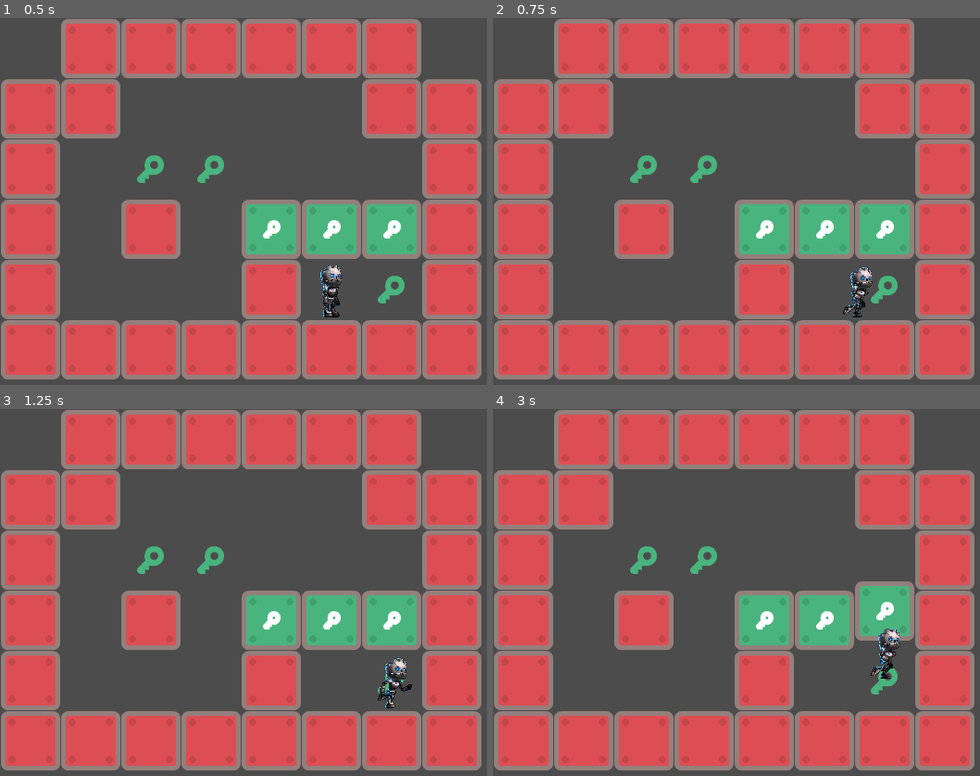
Above: before the commit, frames 1-4 (two rows, left to right).
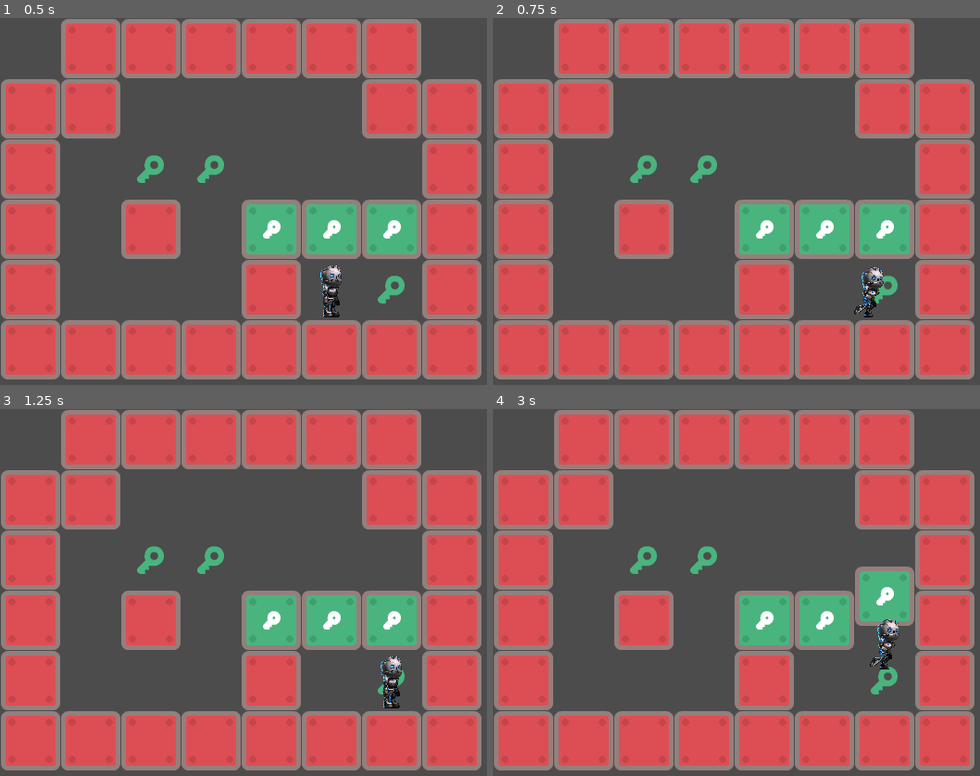
Above: after the commit, the same moments.

Repository: giabao/godot-block
Game: Godot game, scene res://GameMain.tscn
The game is run twice, just before and just after one commit, with the same random seed, the same clock (stepped at 60 frames per second) and the same inputs.
Inputs:
- Up to frame 1 (0.5 s): no input
- Up to frame 2 (0.75 s): tap Enter at 0.5 s; hold Right (move_right) from 0.53 s (still down)
- Up to frame 3 (1.25 s): keep holding Right (move_right)
- Up to frame 4 (3 s): release Right (move_right) at 1.28 s; hold Down (move_down) 1.28-2.03 s; hold Right (move_right) 2.03-2.78 s; hold Up (move_up) from 2.78 s (still down)

Frame 1 is identical in both runs. In frame 2, 0.6% of the frame differs, in the area x 71-81%, y 67-82%; in frame 3, 0.5%; in frame 4, 1.8%, in the area x 74-87%, y 42-74%.

Commit message:
ok

Diff:
--- a/GameData.gd
+++ b/GameData.gd
@@ -7,6 +7,22 @@
 const CellSize = Vector2(64, 64)
 const Padding = Vector2(1, 1)
 
+# const levels := [
+# {
+# 	map = [
+# 		[0,1,1,1,1,1,1,0],
+# 		[1,1,0,0,0,0,1,1],
+# 		[1,0,2,2,0,0,0,1],
+# 		[1,0,1,0,0,0,0,1],
+# 		[1,0,0,0,1,0,2,1],
+# 		[1,1,1,1,1,1,1,1],
+# 	],
+# 	blocks = [
+# 		[4,3], [5,3], [6,3]
+# 	],
+# 	player = [5,4]
+# },
+# ]
 # Values are in enum CellType
 const map: Array = [
 	[0,1,1,1,1,1,1,0],
@@ -64,7 +80,14 @@
 		_:             return true
 
 # pos: Vector2i
-# direction: Vector2i = UP | DOWN | LEFT | RIGHT
-func canPushBlock(pos: Vector2, direction: Vector2) -> bool:
-	var nextPos = pos + direction
+# d: Vector2i = UP | DOWN | LEFT | RIGHT
+func canPushBlock(pos: Vector2, d: Vector2) -> bool:
+	var nextPos = pos + d
 	return isBlankAt(nextPos) && !blocks.has(nextPos)
+
+# d: Vector2i = UP | DOWN | LEFT | RIGHT
+func canMovePlayer(pos: Vector2, d: Vector2) -> bool:
+	var nextPos = pos + d
+	return isBlankAt(nextPos) && (
+		!blocks.has(nextPos) || canPushBlock(nextPos, d)
+	)
--- a/GameMap.gd
+++ b/GameMap.gd
@@ -2,8 +2,8 @@
 extends Node2D
 
 const BrickScene  = preload("res://cell/Brick.tscn")
-const BlockScene  = preload("res://cell/Block.tscn")
 const TargetScene = preload("res://cell/Target.tscn")
+const BlockScene  = preload("res://block/Block.tscn")
 const PlayerScene = preload("res://player/player.tscn")
 
 const CellType = GameData.CellType
--- /dev/null
+++ b/block/Block.gd
@@ -0,0 +1,13 @@
+class_name Block
+extends Movable
+
+signal block_moved
+
+# Vector2i
+# require: g.canPushBlock(pos, d)
+func move(d: Vector2) -> void:
+	$StateMachine.transition_to("Moving", {direction = d})
+	emit_signal("block_moved", pos, d)
+
+func isMoving() -> bool:
+	return $StateMachine.state.name == "Moving"
--- /dev/null
+++ b/block/Block.tscn
@@ -0,0 +1,29 @@
+[gd_scene load_steps=7 format=2]
+
+[ext_resource path="res://block/Block.gd" type="Script" id=1]
+[ext_resource path="res://cell/blockGreen_key.png" type="Texture" id=2]
+[ext_resource path="res://fsm/State.gd" type="Script" id=3]
+[ext_resource path="res://fsm/StateMachine.gd" type="Script" id=4]
+[ext_resource path="res://block/BlockMoving.gd" type="Script" id=5]
+
+[sub_resource type="RectangleShape2D" id=1]
+extents = Vector2( 32.1655, 31.9807 )
+
+[node name="Block" type="KinematicBody2D"]
+script = ExtResource( 1 )
+
+[node name="CollisionShape2D" type="CollisionShape2D" parent="."]
+shape = SubResource( 1 )
+
+[node name="Sprite" type="Sprite" parent="."]
+texture = ExtResource( 2 )
+
+[node name="StateMachine" type="Node" parent="."]
+script = ExtResource( 4 )
+initial_state = NodePath("Idle")
+
+[node name="Idle" type="Node" parent="StateMachine"]
+script = ExtResource( 3 )
+
+[node name="Moving" type="Node" parent="StateMachine"]
+script = ExtResource( 5 )
--- /dev/null
+++ b/block/BlockMoving.gd
@@ -0,0 +1,34 @@
+class_name BlockMoving
+extends State
+
+var block: Block
+
+func _ready() -> void:
+	# The states are children of the `Player` node so their `_ready()` callback will execute first.
+	# That's why we wait for the `owner` to be ready first.
+	yield(owner, "ready")
+	# The `as` keyword casts the `owner` variable to the `Player` type.
+	# If the `owner` is not a `Player`, we'll get `null`.
+	block = owner as Block
+	# This check will tell us if we inadvertently assign a derived state script
+	# in a scene other than `Player.tscn`, which would be unintended. This can
+	# help prevent some bugs that are difficult to understand.
+	assert(block != null)
+
+var speed = Player.speed * 1.3
+var direction: Vector2
+
+func enter(msg := {}) -> void:
+	direction = msg.direction
+	assert(direction != Vector2.ZERO)
+
+func physics_update(_delta: float) -> void:
+	var targetPos = GameData.pos(block.pos + direction)
+	if GameData.reached(block, direction, targetPos):
+		print("%s reached: %s -> %s" % [block.name, block.position, targetPos])
+		block.pos += direction
+		block.position = targetPos
+		state_machine.transition_to("Idle")
+		return
+
+	block.move_and_slide(speed * direction)
--- a/cell/Block.gd
+++ /dev/null
@@ -1,25 +0,0 @@
-class_name Block
-extends Movable
-
-const speed = Player.speed * 1.1
-
-# param: changed: +1 | -1
-signal block_moved
-
-# Called when the node enters the scene tree for the first time.
-func _ready():
-	add_to_group("blocks")
-
-func _physics_process(_delta):
-	if ! isMoving():
-		return
-
-	var targetPos = GameData.pos(pos + direction)
-	if GameData.reached(self, direction, targetPos):
-		emit_signal("block_moved", pos, direction)
-		pos += direction
-		direction = Vector2.ZERO
-		position = targetPos
-		return
-
-	move_and_slide(speed * direction)
--- a/cell/Block.tscn
+++ /dev/null
@@ -1,16 +0,0 @@
-[gd_scene load_steps=4 format=2]
-
-[ext_resource path="res://cell/Block.gd" type="Script" id=1]
-[ext_resource path="res://cell/blockGreen_key.png" type="Texture" id=2]
-
-[sub_resource type="RectangleShape2D" id=1]
-extents = Vector2( 32.1655, 31.9807 )
-
-[node name="Block" type="KinematicBody2D"]
-script = ExtResource( 1 )
-
-[node name="CollisionShape2D" type="CollisionShape2D" parent="."]
-shape = SubResource( 1 )
-
-[node name="Sprite" type="Sprite" parent="."]
-texture = ExtResource( 2 )
--- a/cell/Movable.gd
+++ b/cell/Movable.gd
@@ -1,8 +1,5 @@
 class_name Movable
 extends KinematicBody2D
-
-# const Vector2i = Vector2
-const CellType = GameData.CellType
 
 # The following vars will be init in GameMap when create Block
 var g: GameData
@@ -14,16 +11,3 @@
 	self.g = g
 	self.pos = pos
 	return self
-
-# move direction: Vector2i = UP | DOWN | LEFT | RIGHT | ZERO
-var direction := Vector2.ZERO
-
-func isMoving():
-	return direction != Vector2.ZERO
-
-# d: Vector2i = UP | DOWN | LEFT | RIGHT
-# @note: need implement moving logic in _physics_process
-# @note should check !isMoving() && canMove(d)
-func move(d: Vector2):
-	direction = d
-	print("%s will move %s -> %s" % [name, pos, direction])
--- /dev/null
+++ b/fsm/State.gd
@@ -0,0 +1,38 @@
+# https://www.gdquest.com/tutorial/godot/design-patterns/finite-state-machine/
+
+# Virtual base class for all states.
+class_name State
+extends Node
+
+# Reference to the state machine, to call its `transition_to()` method directly.
+# That's one unorthodox detail of our state implementation, as it adds a dependency between the
+# state and the state machine objects, but we found it to be most efficient for our needs.
+# The state machine node will set it.
+var state_machine = null
+
+
+# Virtual function. Receives events from the `_unhandled_input()` callback.
+func handle_input(_event: InputEvent) -> void:
+    pass
+
+
+# Virtual function. Corresponds to the `_process()` callback.
+func update(_delta: float) -> void:
+    pass
+
+
+# Virtual function. Corresponds to the `_physics_process()` callback.
+func physics_update(_delta: float) -> void:
+    pass
+
+
+# Virtual function. Called by the state machine upon changing the active state. The `msg` parameter
+# is a dictionary with arbitrary data the state can use to initialize itself.
+func enter(_msg := {}) -> void:
+    pass
+
+
+# Virtual function. Called by the state machine before changing the active state. Use this function
+# to clean up the state.
+func exit() -> void:
+    pass
--- /dev/null
+++ b/fsm/StateMachine.gd
@@ -0,0 +1,53 @@
+# https://www.gdquest.com/tutorial/godot/design-patterns/finite-state-machine/
+# Generic state machine. Initializes states and delegates engine callbacks
+# (_physics_process, _unhandled_input) to the active state.
+class_name StateMachine
+extends Node
+
+# Emitted when transitioning to a new state.
+signal transitioned(state_name)
+
+# Path to the initial active state. We export it to be able to pick the initial state in the inspector.
+export var initial_state := NodePath()
+
+# The current active state. At the start of the game, we get the `initial_state`.
+onready var state: State = get_node(initial_state)
+
+
+func _ready() -> void:
+    yield(owner, "ready")
+    # The state machine assigns itself to the State objects' state_machine property.
+    for child in get_children():
+        child.state_machine = self
+    state.enter()
+
+
+# The state machine subscribes to node callbacks and delegates them to the state objects.
+func _unhandled_input(event: InputEvent) -> void:
+    state.handle_input(event)
+
+
+func _process(delta: float) -> void:
+    state.update(delta)
+
+
+func _physics_process(delta: float) -> void:
+    state.physics_update(delta)
+
+
+# This function calls the current state's exit() function, then changes the active state,
+# and calls its enter function.
+# It optionally takes a `msg` dictionary to pass to the next state's enter() function.
+func transition_to(target_state_name: String, msg: Dictionary = {}) -> void:
+    # Safety check, you could use an assert() here to report an error if the state name is incorrect.
+    # We don't use an assert here to help with code reuse. If you reuse a state in different state machines
+    # but you don't want them all, they won't be able to transition to states that aren't in the scene tree.
+    if not has_node(target_state_name):
+        return
+
+    print("transition %s: %s -> %s/ %s" % [owner.name, state.name, target_state_name, msg])
+
+    state.exit()
+    state = get_node(target_state_name)
+    state.enter(msg)
+    emit_signal("transitioned", state.name)
--- /dev/null
+++ b/player/PlayerIdle.gd
@@ -0,0 +1,15 @@
+class_name PlayerIdle
+extends PlayerState
+
+# Upon entering the state, we set the Player node's velocity to zero.
+func enter(_msg := {}) -> void:
+	player.animate(Vector2.ZERO)
+
+func handle_input(e):
+	var d := Player.direction_from_input()
+	player.animate(d)
+
+	if d != Vector2.ZERO:
+		print("_input: %s" % e)
+		if g.canMovePlayer(player.pos, d):
+			state_machine.transition_to("Moving", {direction = d})
--- /dev/null
+++ b/player/PlayerMoving.gd
@@ -0,0 +1,28 @@
+class_name PlayerMoving
+extends PlayerState
+
+var direction: Vector2
+
+func enter(msg := {}) -> void:
+	direction = msg.direction
+	assert(direction != Vector2.ZERO)
+	player.animate(direction)
+
+func physics_update(_delta: float) -> void:
+	var nextPosition = GameData.pos(player.pos + direction)
+	if GameData.reached(player, direction, nextPosition):
+		print("%s reached: %s -> %s" % [player.name, player.position, nextPosition])
+		player.pos += direction
+		player.position = nextPosition
+		if player.direction_from_input() != Vector2.ZERO && g.canMovePlayer(player.pos, direction):
+			state_machine.transition_to("Moving", {direction = direction})
+		else:
+			state_machine.transition_to("Idle")
+		return
+
+	player.move_and_slide(player.speed * direction)
+	if player.get_slide_count() > 0:
+		var b := player.get_slide_collision(0).collider as Block
+		if b && !b.isMoving() && g.canPushBlock(b.pos, direction):
+			b.move(direction)
+		# else: TODO sound ""
--- /dev/null
+++ b/player/PlayerState.gd
@@ -0,0 +1,22 @@
+# https://www.gdquest.com/tutorial/godot/design-patterns/finite-state-machine/
+# Boilerplate class to get full autocompletion and type checks for the `player` when coding the player's states.
+# Without this, we have to run the game to see typos and other errors the compiler could otherwise catch while scripting.
+class_name PlayerState
+extends State
+
+# Typed reference to the player node.
+var player: Player
+var g: GameData
+
+func _ready() -> void:
+	# The states are children of the `Player` node so their `_ready()` callback will execute first.
+	# That's why we wait for the `owner` to be ready first.
+	yield(owner, "ready")
+	# The `as` keyword casts the `owner` variable to the `Player` type.
+	# If the `owner` is not a `Player`, we'll get `null`.
+	player = owner as Player
+	# This check will tell us if we inadvertently assign a derived state script
+	# in a scene other than `Player.tscn`, which would be unintended. This can
+	# help prevent some bugs that are difficult to understand.
+	assert(player != null)
+	g = player.g
--- a/player/player.gd
+++ b/player/player.gd
@@ -1,17 +1,15 @@
 class_name Player
 extends Movable
 
-# const BlockScene = preload("res://cell/Block.tscn")
-
 # Keep this in sync with the AnimationTree's state names and numbers.
-enum States {
+enum AnimStates {
 	IDLE = 0,
 	RUN = 1,
 	UP = 2,
 	DOWN = 3,
 }
 
-const speed = Vector2(360.0, 360.0)
+const speed = Vector2(480.0, 480.0)
 
 onready var sprite = $Sprite
 onready var sprite_scale = sprite.scale.x
@@ -28,59 +26,16 @@
 		Vector2.ZERO
 	)
 
-func _input(e):
-	if isMoving():
-		return
-
-	var d := direction_from_input()
-	animate(d)
-
-	if d != Vector2.ZERO:
-		print("_input: %s" % e)
-		if canMove(d):
-			move(d)
-
-# d: Vector2i = UP | DOWN | LEFT | RIGHT
-func canMove(d: Vector2) -> bool:
-	var nextPos = pos + d
-	return g.isBlankAt(nextPos) && (
-		!g.blocks.has(nextPos) || g.canPushBlock(nextPos, d)
-	)
 
 func animate(d: Vector2):
 	match d: # Vector2i
 		Vector2.RIGHT, Vector2.LEFT:
-			$AnimationTree["parameters/state/current"] = States.RUN
+			$AnimationTree["parameters/state/current"] = AnimStates.RUN
 			# flipping
 			sprite.transform.x = Vector2(d.x * sprite_scale, 0)
 		Vector2.DOWN:
-			$AnimationTree["parameters/state/current"] = States.DOWN
+			$AnimationTree["parameters/state/current"] = AnimStates.DOWN
 		Vector2.UP:
-			$AnimationTree["parameters/state/current"] = States.UP
+			$AnimationTree["parameters/state/current"] = AnimStates.UP
 		Vector2.ZERO:
-			$AnimationTree["parameters/state/current"] = States.IDLE
-
-func _physics_process(_delta):
-	if ! isMoving():
-		return
-
-	var targetPos = GameData.pos(pos + direction)
-	if GameData.reached(self, direction, targetPos):
-		print("%s reached: %s -> %s" % [name, position, targetPos])
-		pos += direction
-		direction = Vector2.ZERO
-		if direction_from_input() == Vector2.ZERO:
-			position = targetPos
-			$AnimationTree["parameters/state/current"] = States.IDLE
-
-		return
-
-	move_and_slide(speed * direction)
-	if get_slide_count() > 0:
-		var b = get_slide_collision(0).collider
-		if b.is_in_group("blocks"):
-			if b.isMoving():
-				return
-			if g.canPushBlock(b.pos, direction):
-				b.move(direction)
-			# else TODO sound ""
+			$AnimationTree["parameters/state/current"] = AnimStates.IDLE
--- a/player/player.tscn
+++ b/player/player.tscn
@@ -1,7 +1,10 @@
-[gd_scene load_steps=14 format=2]
+[gd_scene load_steps=17 format=2]
 
 [ext_resource path="res://player/player.gd" type="Script" id=1]
 [ext_resource path="res://player/gBot.png" type="Texture" id=2]
+[ext_resource path="res://fsm/StateMachine.gd" type="Script" id=3]
+[ext_resource path="res://player/PlayerIdle.gd" type="Script" id=4]
+[ext_resource path="res://player/PlayerMoving.gd" type="Script" id=5]
 
 [sub_resource type="Animation" id=25]
 resource_name = "down"
@@ -1066,3 +1069,13 @@
 
 [node name="CollisionShape2D" type="CollisionShape2D" parent="."]
 shape = SubResource( 24 )
+
+[node name="StateMachine" type="Node" parent="."]
+script = ExtResource( 3 )
+initial_state = NodePath("Idle")
+
+[node name="Idle" type="Node" parent="StateMachine"]
+script = ExtResource( 4 )
+
+[node name="Moving" type="Node" parent="StateMachine"]
+script = ExtResource( 5 )
--- a/project.godot
+++ b/project.godot
@@ -12,7 +12,12 @@
 "base": "Movable",
 "class": "Block",
 "language": "GDScript",
-"path": "res://cell/Block.gd"
+"path": "res://block/Block.gd"
+}, {
+"base": "State",
+"class": "BlockMoving",
+"language": "GDScript",
+"path": "res://block/BlockMoving.gd"
 }, {
 "base": "Reference",
 "class": "GameData",
@@ -34,6 +39,21 @@
 "language": "GDScript",
 "path": "res://player/player.gd"
 }, {
+"base": "PlayerState",
+"class": "PlayerIdle",
+"language": "GDScript",
+"path": "res://player/PlayerIdle.gd"
+}, {
+"base": "PlayerState",
+"class": "PlayerMoving",
+"language": "GDScript",
+"path": "res://player/PlayerMoving.gd"
+}, {
+"base": "State",
+"class": "PlayerState",
+"language": "GDScript",
+"path": "res://player/PlayerState.gd"
+}, {
 "base": "Node",
 "class": "State",
 "language": "GDScript",
@@ -51,10 +71,14 @@
 } ]
 _global_script_class_icons={
 "Block": "",
+"BlockMoving": "",
 "GameData": "",
 "GameMap": "",
 "Movable": "",
 "Player": "",
+"PlayerIdle": "",
+"PlayerMoving": "",
+"PlayerState": "",
 "State": "",
 "StateMachine": "",
 "Target": ""
@@ -76,6 +100,10 @@
 window/dpi/allow_hidpi=true
 window/stretch/mode="2d"
 window/stretch/aspect="keep_height"
+
+[global]
+
+indent=false
 
 [input]
 
